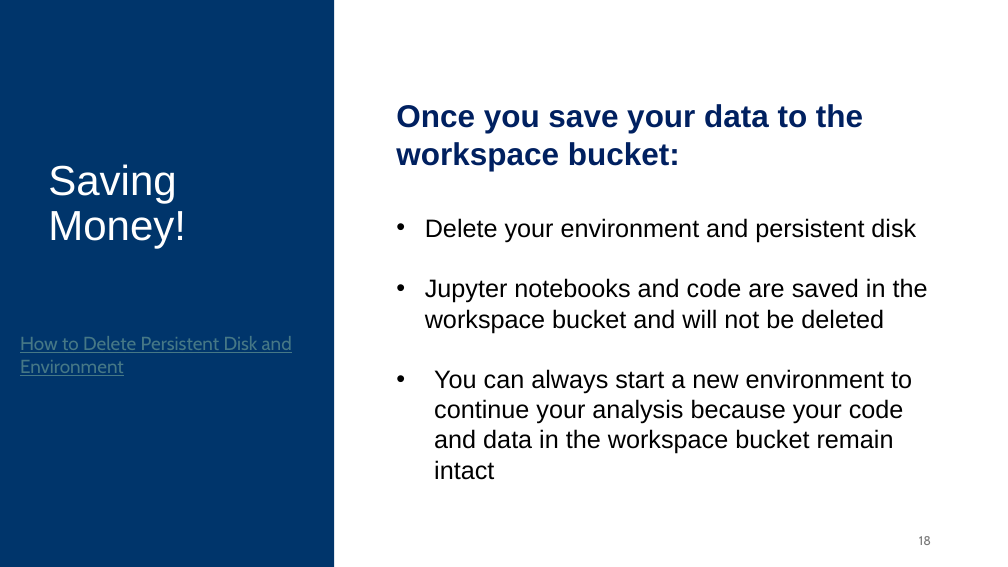
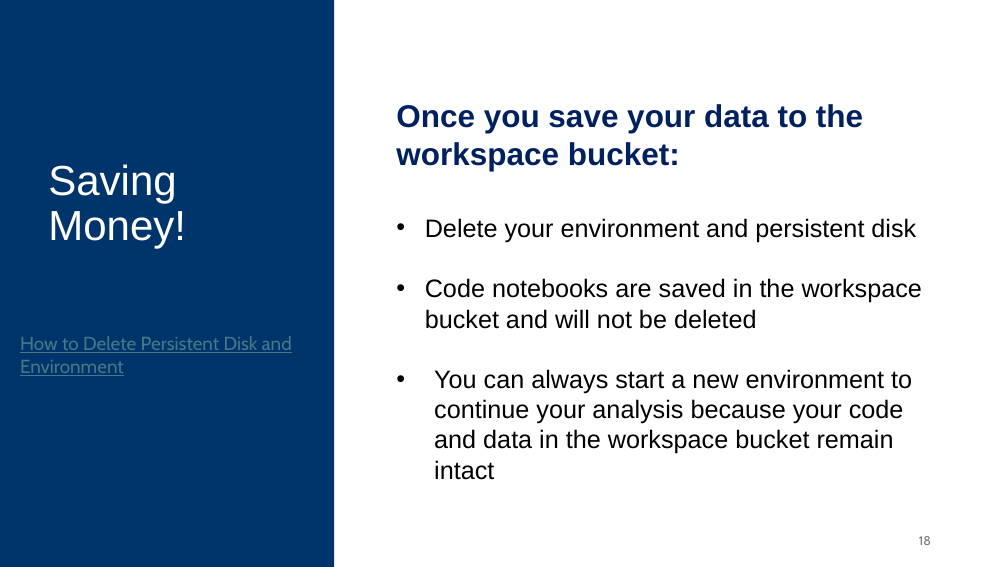
Before and after one commit to CWML/All-of-Us-Training-Resources, a slide deck: slide 18 of Session 1/Intro to All of Us.pptx. Drawn at 1008x567 pixels with LibreOffice and Linux fonts; fonts in the diff are those of the drawing. Boxes give left, top, right and bottom in pixels: in the first picture for what was removed or moved away, otherwise in the second. Text is boxed around its words. In the diff, an @@ line names an element or a change of style, - is before the commit and + after.

```diff
--- a/Session 1/Intro to All of Us.pptx
+++ b/Session 1/Intro to All of Us.pptx
@@ text at (x1=425, y1=278, x2=922, y2=329): text changed @@
-• Jupyter notebooks and code are saved in the workspace bucket and will not be deleted
+• Code notebooks are saved in the workspace bucket and will not be deleted
```
Also in this commit, not shown: 6 other slides changed.
